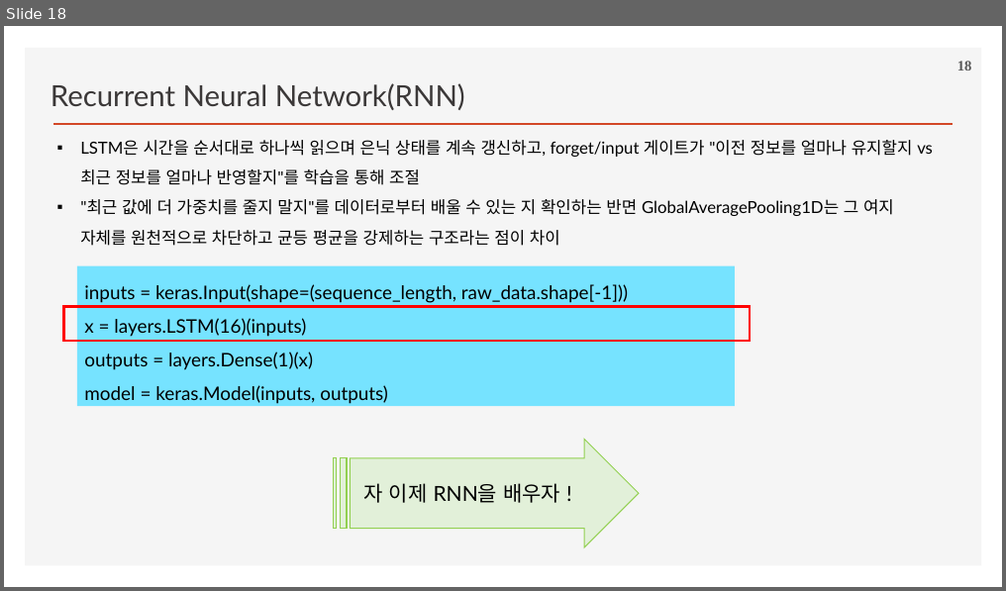
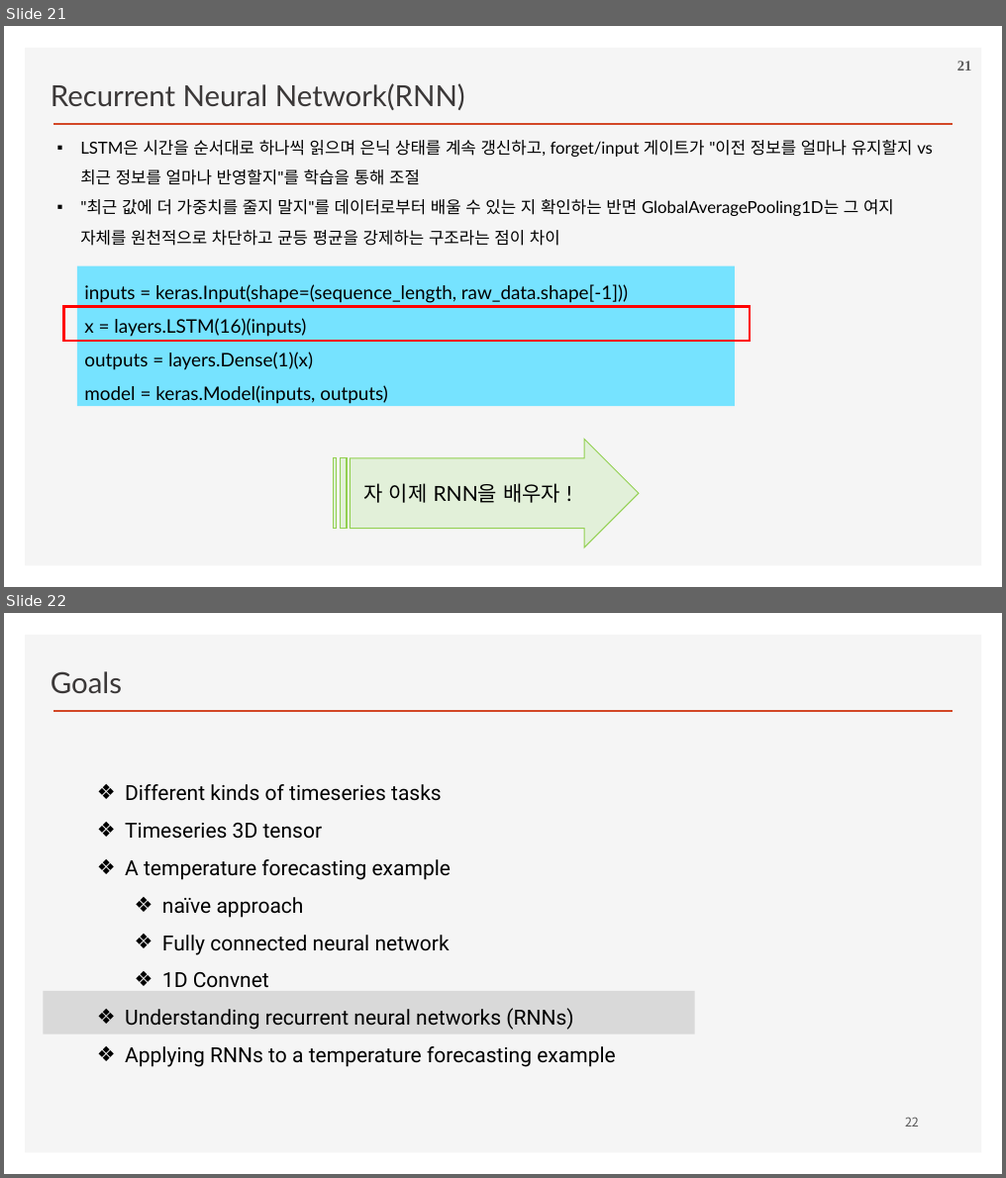
Before and after one commit to ancestor9/2026_Fall_Deep-Learning-with-Python, a slide deck: Chapter 13 Timeseries forecasting.pptx. Shown one above the other, each under a label of ours: slide 18 before the commit, slides 21 and 22 after it. The pictures are 1006x591 and 1006x1178 pixels, drawn with LibreOffice and Linux fonts; fonts in the diff are those of the drawing; background and template pictures are left out. Boxes give left, top, right and bottom in pixels: in the first picture for what was removed or moved away, otherwise in the second. Text is boxed around its words. In the diff, an @@ line names an element or a change of style, - is before the commit and + after.

```diff
--- a/Chapter 13 Timeseries forecasting.pptx
+++ b/Chapter 13 Timeseries forecasting.pptx
@@ slide 22 added at [4, 613, 1002, 1174], background #FFFFFF; not listed: 2 template elements that a slide beside it also shows @@
@@ text added at [51, 671, 122, 694], 28 pt, text #3B3838 @@
+Goals
@@ text added at [125, 784, 615, 1067], 20 pt, text #000000 @@
+  ❖ Different kinds of timeseries tasks
+  ❖ Timeseries 3D tensor
+  ❖ A temperature forecasting example
+    ❖ naïve approach
+    ❖ Fully connected neural network
+    ❖ 1D Convnet
+  ❖ Understanding recurrent neural networks (RNNs)
+  ❖ Applying RNNs to a temperature forecasting example
@@ rectangle added at [43, 991, 695, 1035], fill #D9D9D9 @@
@@ page number added at [905, 1117, 919, 1127], 12 pt, text #595959 @@
+22
@@ what was slide 18 is now slide 21 @@
@@ page number at [957, 61, 972, 71]: text changed @@
-18
+21
```
Also in this commit, not shown: 16 slides changed, 4 other slides added.
